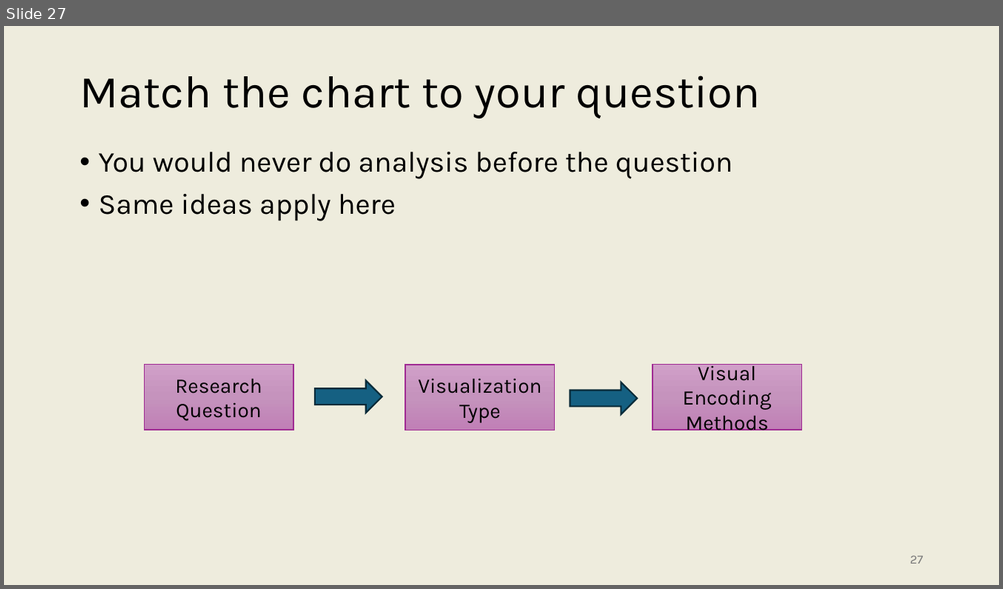
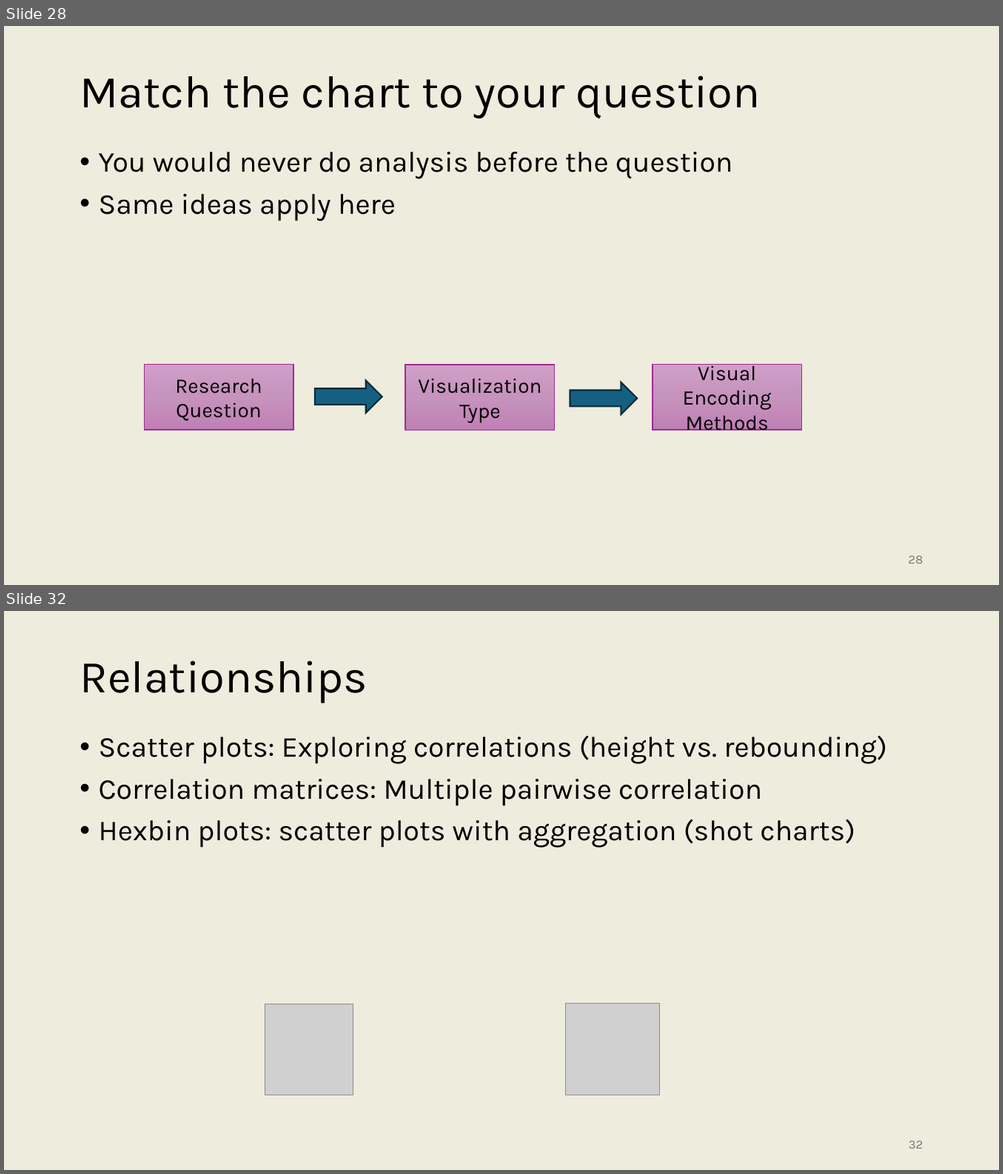
Before and after one commit to onishisaryu/HES-3000-Sports-Data-Analytics, a slide deck: pptx/Lecture7.pptx. Shown one above the other, each under a label of ours: slide 27 before the commit, slides 28 and 32 after it; the slides between them are not shown. The pictures are 1003x589 and 1003x1174 pixels, drawn with LibreOffice and Linux fonts; fonts in the diff are those of the drawing; grey boxes stand for pictures. Boxes give left, top, right and bottom in pixels: in the first picture for what was removed or moved away, otherwise in the second. Text is boxed around its words. In the diff, an @@ line names an element or a change of style, - is before the commit and + after.

```diff
--- a/pptx/Lecture7.pptx
+++ b/pptx/Lecture7.pptx
@@ slide 32 added at (x1=4, y1=611, x2=999, y2=1170), background #EEECDD @@
@@ title added at (x1=79, y1=661, x2=367, y2=703), 44 pt, text #000000 @@
+Relationships
@@ text added at (x1=99, y1=735, x2=887, y2=848), 28 pt, text #000000 @@
+• Scatter plots: Exploring correlations (height vs. rebounding)
+• Correlation matrices: Multiple pairwise correlation
+• Hexbin plots: scatter plots with aggregation (shot charts)
@@ picture added at (x1=265, y1=1005, x2=354, y2=1096) @@
@@ picture added at (x1=566, y1=1003, x2=660, y2=1095) @@
@@ page number added at (x1=908, y1=1141, x2=923, y2=1149), 12 pt, text #797979 @@
+32
@@ what was slide 27 is now slide 28 @@
@@ page number at (x1=908, y1=556, x2=922, y2=564): text changed @@
-27
+28
```
Also in this commit, not shown: 3 slides changed, 7 other slides added, 4 slides removed.
